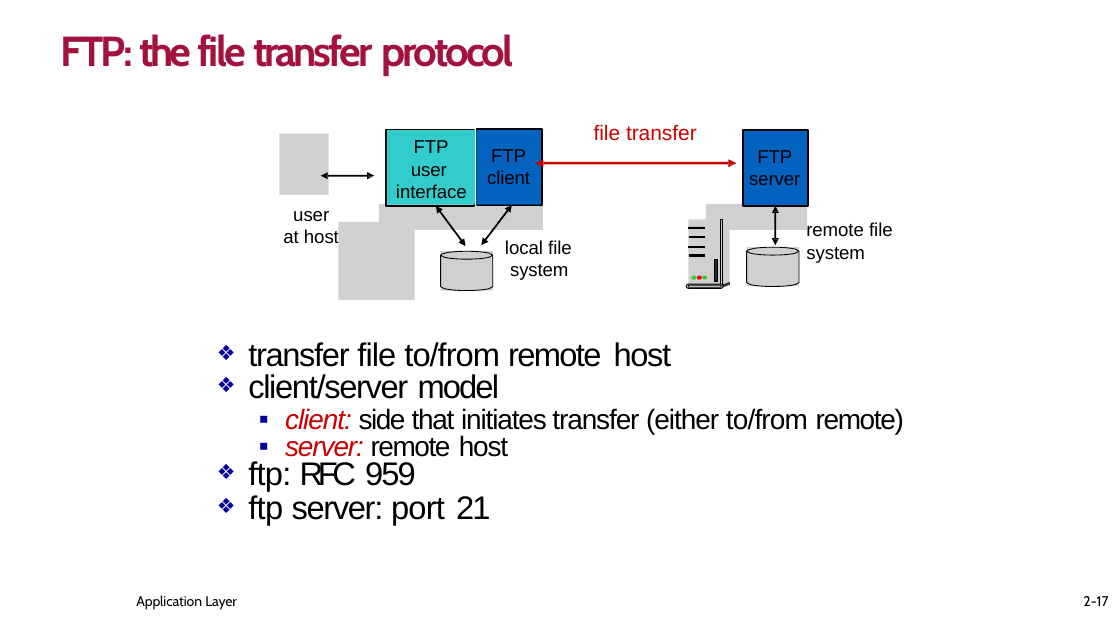
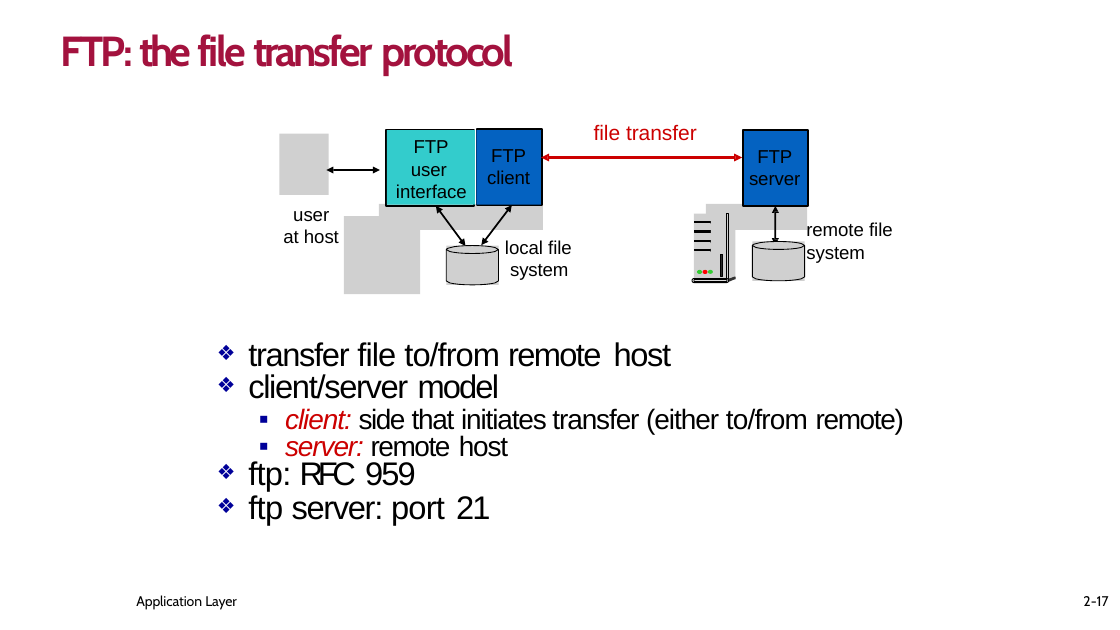
Before and after one commit to Giriiri-g/semester-3, a slide deck: slide 17 of ICN materials 204/Lecture7_Application Layer-2-HTTPcookies-FTP.pptx. Drawn at 1120x630 pixels with LibreOffice and Linux fonts; fonts in the diff are those of the drawing; grey boxes stand for pictures; background and template pictures are left out. Boxes give left, top, right and bottom in pixels: in the first picture for what was removed or moved away, otherwise in the second. Text is boxed around its words. In the diff, an @@ line names an element or a change of style, - is before the commit and + after.

```diff
--- a/ICN materials 204/Lecture7_Application Layer-2-HTTPcookies-FTP.pptx
+++ b/ICN materials 204/Lecture7_Application Layer-2-HTTPcookies-FTP.pptx
@@ 26 freeform shapes, 6 pictures moved together from (x1=321, y1=160, x2=799, y2=300) to (x1=327, y1=154, x2=805, y2=294) @@
```
Also in this commit, not shown: 9 other slides changed, 1 slide added, 8 other files.
